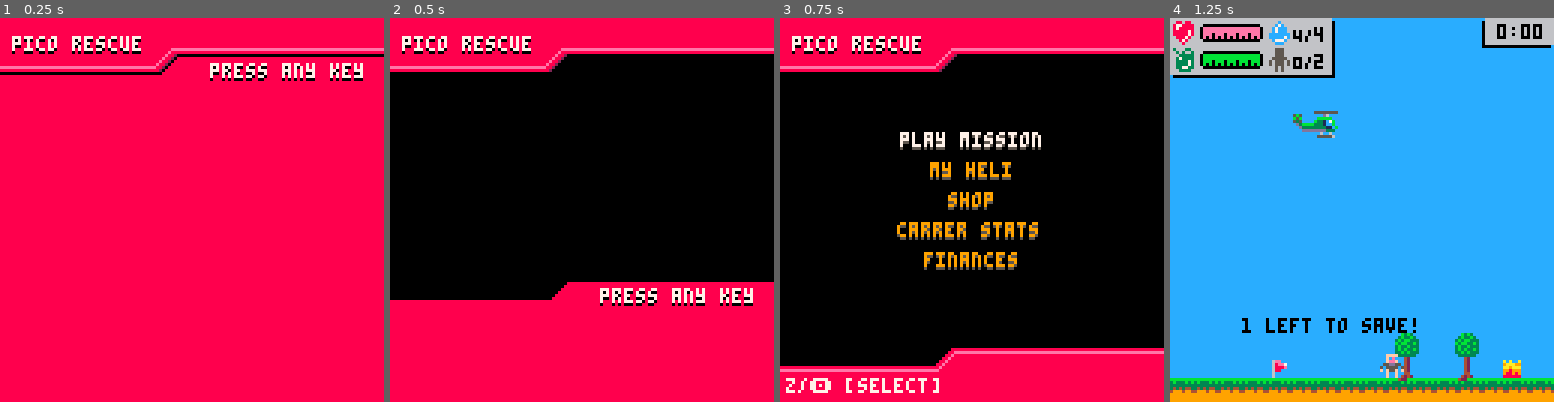
Above: before the commit, frames 1-4 (left to right).
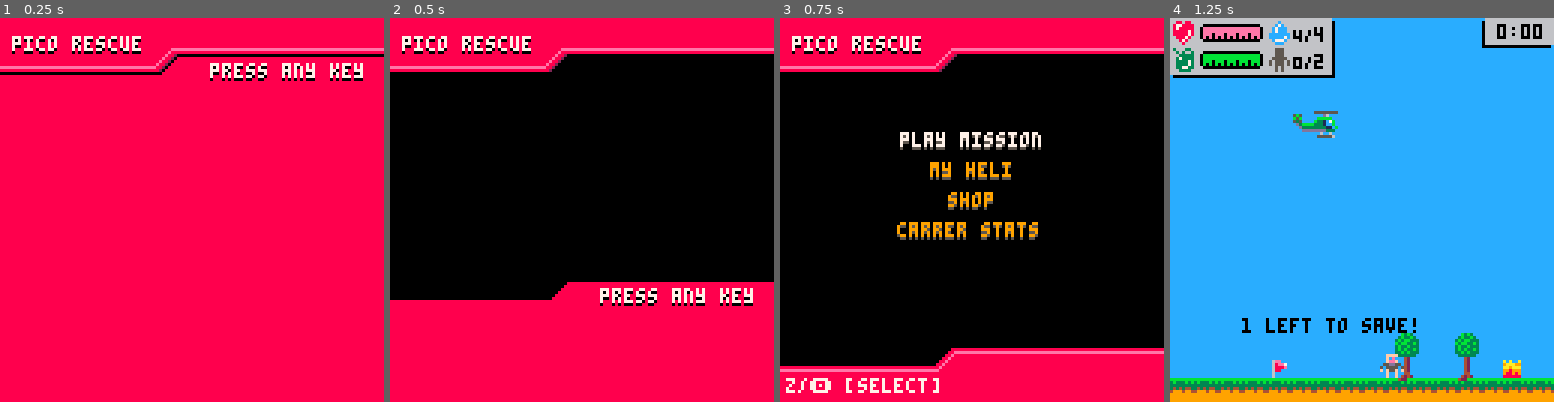
Above: after the commit, the same moments.

Repository: NinetiesPaul/PicoRescue
Game: PICO-8 cartridge picorescue.p8
The game is run twice, just before and just after one commit, with the same random seed, the same clock (stepped at 60 frames per second) and the same inputs.
Inputs:
- Up to frame 1 (0.25 s): no input
- Up to frame 2 (0.5 s): tap X (X key) at 0.33 s
- Up to frame 3 (0.75 s): tap X (X key) at 0.7 s
- Up to frame 4 (1.25 s): tap O (Z key) at 1.07 s

Frames 1-2 are identical in both runs. In frame 3, 0.7% of the frame differs, in the area x 37-62%, y 60-66%; in frame 4, nothing differs.

Commit message:
further gui changes

Diff:
--- a/picorescue.p8
+++ b/picorescue.p8
@@ -271,8 +271,8 @@
 		print("shop", 56, 58, mm_opt3_c)
 		print("carrer stats", 39, 69, 5)
 		print("carrer stats", 39, 68, mm_opt4_c)
-		print("finances", 48, 79, 5)
-		print("finances", 48, 78, mm_opt5_c)
+		-- print("finances", 48, 79, 5)
+		-- print("finances", 48, 78, mm_opt5_c)
 
 		if low_fuel_prompt then
 			rectfill(26,48, 100, 79, 8)
@@ -287,19 +287,19 @@
 		print("carrer stats", 76, 3, 0)
 		print("carrer stats", 76, 2, 7)
 
-		print("civilians rescued", 10, 48, 7)
-		print("civilians left behind", 10, 58, 7)
-		print("civilians lost on triage", 10, 68, 7)
-		print("fires put out", 10, 78, 7)
-		print("missions finished", 10, 88, 7)
-		print("missions earnings", 10, 98, 7)
-
-		print(stats.civs_saved, 110, 48, 7)
-		print(stats.civs_left_behind, 110, 58, 7)
-		print(stats.civs_lost_on_triage, 110, 68, 7)
-		print(stats.fire_put_out, 110, 78, 7)
-		print(stats.missions_finished, 110, 88, 7)
-		print("$ " .. stats.missions_earnings, 102, 98, 7)
+		print("civilians rescued", 10, 34, 7)
+		print("civilians left behind", 10, 44, 7)
+		print("civilians lost on triage", 10, 54, 7)
+		print("fires put out", 10, 64, 7)
+		print("missions finished", 10, 74, 7)
+		print("missions earnings", 10, 84, 7)
+
+		print(stats.civs_saved, 110, 34, 7)
+		print(stats.civs_left_behind, 110, 44, 7)
+		print(stats.civs_lost_on_triage, 110, 54, 7)
+		print(stats.fire_put_out, 110, 64, 7)
+		print(stats.missions_finished, 110, 74, 7)
+		print("$ " .. stats.missions_earnings, 102, 84, 7)
 	end
 
 	if curr_screen == 8 then -- my heli
@@ -311,8 +311,8 @@
 		print("max occupancy", 10, 64, 7)
 		print("water capacity", 10, 72, 7)
 
-		print(player.rotor_health, 110, 48, 7)
-		print(player.rotor_fuel, 110, 56, 7)
+		print(flr(player.rotor_health), 110, 48, 7)
+		print(flr(player.rotor_fuel), 110, 56, 7)
 		print(player.max_occup, 110, 64, 7)
 		print(player.water_cap, 110, 72, 7)
 
@@ -323,10 +323,10 @@
 		print("shop", 109, 3, 0)
 		print("shop", 109, 2, 7)
 
-		print("cash", 44, 29, 5)
-		print("cash", 44, 28, 7)
-		print("$" .. player.finance, 64, 29, 3)
-		print("$" .. player.finance, 64, 28, 11)
+		print("cash", 15, 29, 5)
+		print("cash", 15, 28, 7)
+		print("$" .. player.finance, 35, 29, 3)
+		print("$" .. player.finance, 35, 28, 11)
 
 		print("health $95", 15, 48, 7)
 		print("fuel $75", 15, 58, 7)
